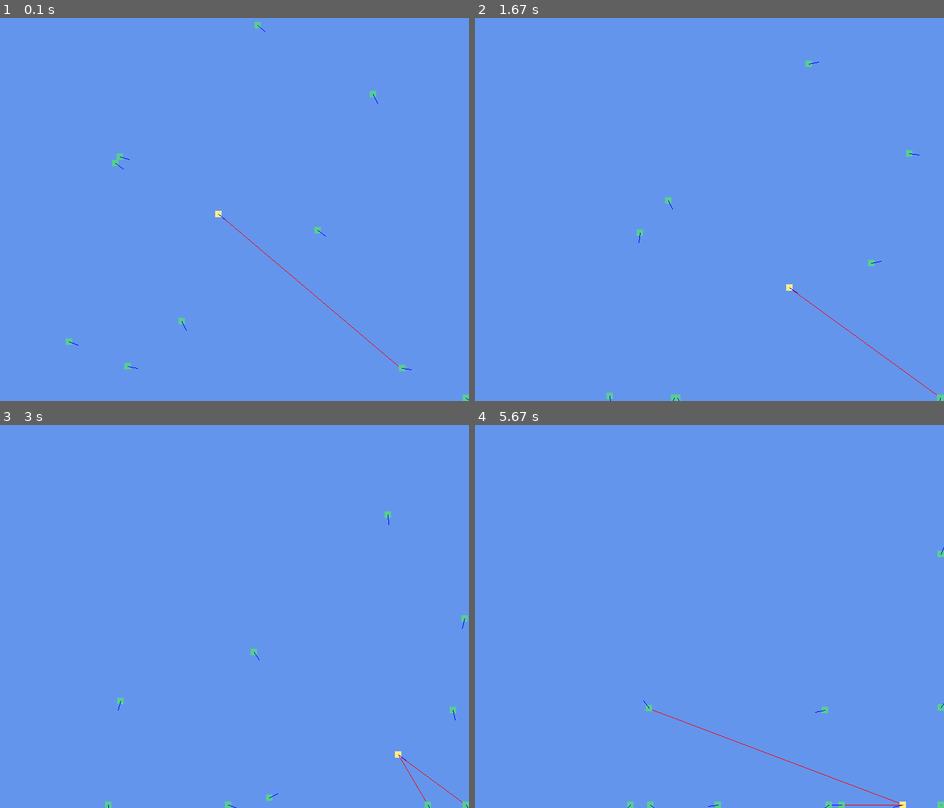
Above: before the commit, frames 1-4 (two rows, left to right).
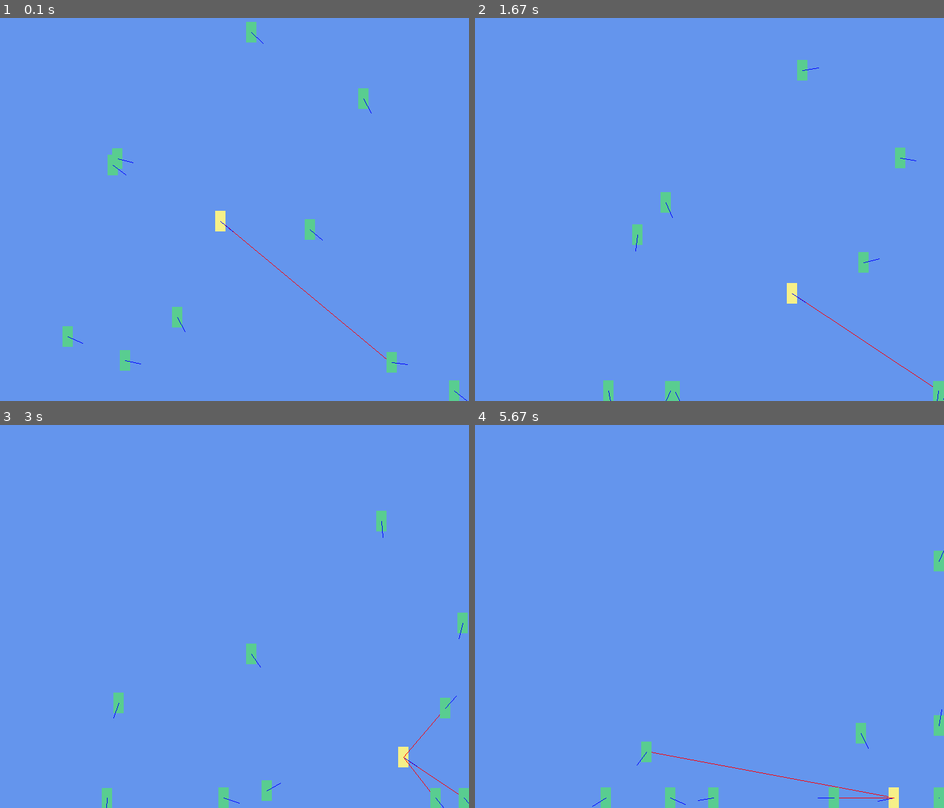
Above: after the commit, the same moments.

Repository: emersonds/Spring22-GDD3400
Game: pygame game, started from Driving Sheep/main.py
Two runs of this game, one before a commit and one after it. Both use one fixed random seed, a clock stepped at 60 frames per second and the inputs below.
Inputs:
- Up to frame 1 (0.1 s): no input
- Up to frame 2 (1.67 s): no input
- Up to frame 3 (3 s): no input
- Up to frame 4 (5.67 s): no input

The runs differ from the first frame. In frame 1, 1.4% of the frame differs, in the area x 13-100%, y 1-100%; in frame 2, 1.2%; in frame 3, 1.3%; in frame 4, 1.5%, in the area x 25-100%, y 31-100%.

Commit message:
Driving Sheep: Updated size
 - Dog and Sheep now use Constant values AGENT_WIDTH and AGENT_HEIGHT, which are 16 and 32 respectively.
- Changed "DOG_DIRECTION_WEIGHT" to "DOG_SEEK_WEIGHT" for clarity.
 - Updated main.py to instantiate dog and sheep with AGENT_WIDTH and AGENT_HEIGHT.

Diff:
--- a/Driving Sheep/Agent.py
+++ b/Driving Sheep/Agent.py
@@ -16,7 +16,7 @@
         self.center = self.calcCenter()
         self.seeking = False
         self.fleeing = False
-        self.rect = pygame.Rect(self.position.x, self.position.y, self.size, self.size)
+        self.rect = pygame.Rect(self.position.x, self.position.y, self.size.x, self.size.y)
 
     def __str__(self):
         print("Size:", str(self.size), "\nPosition:", str(self.position), "\nVelocity:", str(self.velocity),
@@ -36,7 +36,7 @@
     def draw(self, screen):
 
         # Draw agent
-        pygame.draw.rect(screen, (self.color), pygame.Rect(self.position.x, self.position.y, self.size, self.size))
+        pygame.draw.rect(screen, (self.color), self.rect)
 
         # Get agent center
         self.center = self.calcCenter()
@@ -54,19 +54,21 @@
 
     # Calculate the agent's center
     def calcCenter(self):
-        return Vector(self.position.x + 1 * (self.size * 0.5), self.position.y + 1 * (self.size * 0.5))
+        return self.position + Vector(1, 1) * (self.size * 0.5)
 
     # Returns true if a collision with other is detected
     def checkCollision(self, other):
         return (pygame.Rect.colliderect(self.rect, other.rect))
 
     def updateRect(self):
-        self.rect = pygame.Rect(self.position.x, self.position.y, self.size, self.size)
+        self.rect = pygame.Rect(self.position.x, self.position.y, self.size.x, self.size.y)
 
     def checkBoundaries(self):
 
         # Clamp agent into world bounds
         if (self.position.x < 0): self.position.x = 0
-        if (self.position.x + self.size > Const.DISPLAY_WIDTH): self.position.x = Const.DISPLAY_WIDTH - self.size
+        if (self.position.x + self.size.x > Const.DISPLAY_WIDTH): self.position.x = Const.DISPLAY_WIDTH - self.size.x
         if (self.position.y < 0): self.position.y = 0
-        if (self.position.y + self.size > Const.DISPLAY_HEIGHT): self.position.y = Const.DISPLAY_HEIGHT - self.size
+        if (self.position.y + self.size.y > Const.DISPLAY_HEIGHT): self.position.y = Const.DISPLAY_HEIGHT - self.size.y
+
+        # If agent is getting too close to a boundary, flee from it
--- a/Driving Sheep/Constants.py
+++ b/Driving Sheep/Constants.py
@@ -14,15 +14,17 @@
 # World constants
 WORLD_MAX_SHEEP = 10
 
+# Agent constants
+AGENT_WIDTH = 16
+AGENT_HEIGHT = 32
+
 # Dog constants
 DOG_COLOR = (246, 240, 136)
-DOG_SIZE = 10
 DOG_SPEED = 2
-DOG_DIRECTION_WEIGHT = 0.9
+DOG_SEEK_WEIGHT = 0.9
 
 # Sheep constants
 SHEEP_COLOR = (89, 205, 144)
-SHEEP_SIZE = 10
 SHEEP_SPEED = 1.5
 SHEEP_FLEE_RANGE = 100
 SHEEP_TICKS_TO_WAIT = 800
@@ -32,5 +34,5 @@
 
 # Debug constants
 DEBUG_VELOCITY_COLOR = (0, 0, 255)
-DEBUG_VELOCITY_LENGTH = 15
+DEBUG_VELOCITY_LENGTH = 25
 DEBUG_SEEKFLEE_COLOR = (255, 0, 0)
--- a/Driving Sheep/Dog.py
+++ b/Driving Sheep/Dog.py
@@ -68,5 +68,5 @@
     # Calculate direction and applied force
     def setForce(self):
         self.direction = (self.target.position - self.position).normalize()
-        self.appliedForce = self.direction * Const.DOG_DIRECTION_WEIGHT
+        self.appliedForce = self.direction * Const.DOG_SEEK_WEIGHT
         return self.appliedForce.normalize() * pt.deltaTime * Const.DOG_SPEED
--- a/Driving Sheep/main.py
+++ b/Driving Sheep/main.py
@@ -20,7 +20,7 @@
 screen = pygame.display.set_mode((Const.DISPLAY_WIDTH, Const.DISPLAY_HEIGHT))
 
 # Initialize dog
-dog = Dog(Vector(Const.SCREEN_SIZE.x * 0.5, Const.SCREEN_SIZE.y * 0.5), Const.DOG_SPEED, Const.DOG_SIZE)
+dog = Dog(Vector(Const.SCREEN_SIZE.x * 0.5, Const.SCREEN_SIZE.y * 0.5), Const.DOG_SPEED, Vector(Const.AGENT_WIDTH, Const.AGENT_HEIGHT))
 
 # Initialize enemies
 sheepList = []
@@ -28,8 +28,8 @@
 # Add 10 enemies randomly around the world
 i = 0
 while len(sheepList) < Const.WORLD_MAX_SHEEP:
-   sheepList.append(Sheep(Vector(random.uniform(0, Const.DISPLAY_WIDTH - Const.SHEEP_SIZE),
-                                random.uniform(0, Const.DISPLAY_HEIGHT - Const.SHEEP_SIZE)), Const.SHEEP_SPEED, Const.SHEEP_SIZE))
+   sheepList.append(Sheep(Vector(random.uniform(0, Const.DISPLAY_WIDTH - Const.AGENT_HEIGHT),
+                                random.uniform(0, Const.DISPLAY_HEIGHT - Const.AGENT_HEIGHT)), Const.SHEEP_SPEED, Vector(Const.AGENT_WIDTH, Const.AGENT_HEIGHT)))
 
 # Gameplay loop
 while True:
